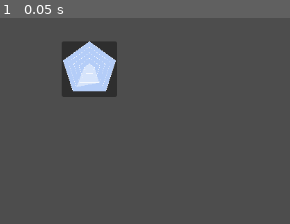
Above: before the commit, frame 1.
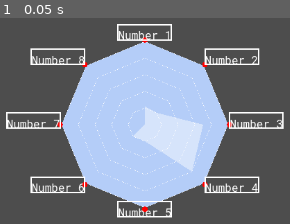
Above: after the commit, the same moment.

Repository: TheLsbt/godot_radar_graph
Game: Godot game, scene res://src/debug.tscn
Two runs of this game, one before a commit and one after it. Both use one fixed random seed, a clock stepped at 60 frames per second and the inputs below. The project has no main scene, so this scene is started directly.
Inputs:
- Up to frame 1 (0.05 s): no input

The runs differ from the first frame. In frame 1, 40% of the frame differs, in the area x 2-98%, y 2-98%.

Commit message:
Can now render the titles

Diff:
--- a/src/debug.tscn
+++ b/src/debug.tscn
@@ -1,35 +1,53 @@
-[gd_scene load_steps=3 format=3 uid="uid://do0y2sp1egpxk"]
+[gd_scene load_steps=4 format=3 uid="uid://do0y2sp1egpxk"]
 
 [ext_resource type="Script" path="res://src/debug.gd" id="1_a3brh"]
 [ext_resource type="Script" path="res://src/radar_graph.gd" id="2_k8q7i"]
+[ext_resource type="FontFile" uid="uid://botqsldqnqjxn" path="res://src/RobotoMono-VariableFont_wght.ttf" id="3_v0rtb"]
 
 [node name="Debug" type="Node2D"]
 position = Vector2(161, 132)
 script = ExtResource("1_a3brh")
 
-[node name="RadarGraph" type="Panel" parent="."]
+[node name="RadarGraph" type="Control" parent="."]
+layout_mode = 3
+anchors_preset = 0
 offset_right = 80.0
 offset_bottom = 80.0
 script = ExtResource("2_k8q7i")
+font = ExtResource("3_v0rtb")
+title_seperation = 2.375
 background_color = Color(0.705058, 0.802439, 0.972596, 1)
 graph_color = Color(0.8394, 0.89315, 0.984997, 1)
-key_count = 5
-min_value = 20.0
-radius = 40.0
+key_count = 8
+radius = 120.0
 show_guides = true
 guide_color = Color(1, 1, 1, 1)
 guide_step = 20.0
 guide_width = 0.28
-items/key_0/value = 20.0
+items/key_0/value = 22.0
+items/key_0/title = "Number 1"
 items/key_0/use_custom_color = false
 items/key_1/value = 20.0
+items/key_1/title = "Number 2"
 items/key_1/use_custom_color = false
-items/key_2/value = 60.0
+items/key_2/value = 70.0
+items/key_2/title = "Number 3"
 items/key_2/use_custom_color = false
 items/key_3/value = 80.0
+items/key_3/title = "Number 4"
 items/key_3/use_custom_color = false
 items/key_4/value = 20.0
+items/key_4/title = "Number 5"
 items/key_4/use_custom_color = false
+items/key_5/value = 20.0
+items/key_5/title = "Number 6"
+items/key_5/use_custom_color = false
+items/key_6/value = 0.0
+items/key_6/title = "Number 7"
+items/key_6/use_custom_color = false
+items/key_7/value = 0.0
+items/key_7/title = "Number 8"
+items/key_7/use_custom_color = false
 
 [node name="SpinBox" type="SpinBox" parent="."]
 visible = false
--- a/src/radar_graph.gd
+++ b/src/radar_graph.gd
@@ -4,6 +4,20 @@
 
 ## A simple radar graph plugin that is animateable. Note, that using [Theme]'s is not possible due
 ## to a Godot Limitation.
+
+@export_group("Styling")
+@export var font: Font:
+	set(v):
+		font = v
+		queue_redraw()
+@export var font_size: int = 16:
+	set(v):
+		font_size = v
+		queue_redraw()
+@export var title_seperation: float = 8:
+	set(v):
+		title_seperation = v
+		queue_redraw()
 
 @export_group("Colors")
 @export var background_color: Color
@@ -72,12 +86,24 @@
 	return key_items[index].get_or_add("value", clampf(0, min_value, max_value))
 
 
+func set_item_title(index: int, title: String) -> void:
+	if Merror.boundsi(index, 0, key_items.size() - 1, "index"):
+		return
+	key_items[index]["title"] = title
+
+
+func get_item_title(index: int) -> String:
+	if Merror.boundsi(index, 0, key_items.size() - 1, "index"):
+		return ""
+	return key_items[index].get_or_add("title", "")
+
 
 func _notification(what: int) -> void:
 	if what == NOTIFICATION_DRAW:
 		_draw_background()
 		_draw_graph()
 		_draw_guides()
+		_draw_titles()
 
 
 func _get_minimum_size() -> Vector2:
@@ -92,6 +118,11 @@
 			"name": "items/key_%d/value" % i,
 			"type": TYPE_FLOAT,
 		})
+		properties.append({
+			"name": "items/key_%d/title" % i,
+			"type": TYPE_STRING,
+		})
+
 		properties.append({
 			"name": "items/key_%d/use_custom_color" % i,
 			"type": TYPE_BOOL,
@@ -116,6 +147,8 @@
 				return key_items[index].get_or_add("use_custom_color", false)
 			"custom_color":
 				return key_items[index].get_or_add("custom_color", Color.BLACK)
+			"title":
+				return key_items[index].get_or_add("title", "")
 	return
 
 
@@ -137,6 +170,10 @@
 				key_items[index]["custom_color"] = value
 				queue_redraw()
 				return true
+			"title":
+				queue_redraw()
+				key_items[index]["title"] = value
+				return true
 	return false
 
 
@@ -180,13 +217,18 @@
 
 # Drawing
 
+
+func _get_polygon_point(index: int) -> Vector2:
+	var center := size / 2
+	var angle := (PI * 2 * index / key_count) - PI * 0.5
+	return center + Vector2(cos(angle), sin(angle)) * radius
+
+
 func _draw_background() -> void:
 	var center := size / 2
 	var points := PackedVector2Array()
 	for i in range(key_count):
-		var angle := (PI * 2 * i / key_count) - PI * 0.5
-		var point = center + Vector2(cos(angle), sin(angle)) * radius
-		points.append(point)
+		points.append(_get_polygon_point(i))
 
 	draw_polygon(points, [background_color])
 
@@ -197,9 +239,7 @@
 
 	for index in key_items.size():
 		var value: float = get(&"items/key_%d/value" % index)
-		var target_angle := (PI * 2 * index / key_count) - PI * 0.5
-		var target: Vector2 = center + Vector2(cos(target_angle), sin(target_angle)) * radius
-
+		var target := _get_polygon_point(index)
 		points.append(center.lerp(target, value / max_value))
 
 	draw_polygon(points, _get_custom_colors())
@@ -225,3 +265,73 @@
 		draw_polyline(points, guide_color, guide_width, false)
 
 		distance_covered += guide_step
+
+
+enum Location {
+	UNKNOWN,
+	TOP_LEFT, TOP_CENTER, TOP_RIGHT,
+	CENTER_LEFT, CENTER_RIGHT,
+	BOTTOM_LEFT, BOTTOM_CENTER, BOTTOM_RIGHT
+	}
+
+
+func _get_point_as_location(point: Vector2) -> Location:
+	var center := size / 2
+
+	if point.x < center.x and point.y < center.y:
+		return Location.TOP_LEFT
+	elif point.x == center.x and point.y < center.y:
+		return Location.TOP_CENTER
+	elif point.x > center.x and point.y < center.y:
+		return Location.TOP_RIGHT
+	elif point.x < center.x and point.y == center.y:
+		return Location.CENTER_LEFT
+	elif point.x > center.x and point.y == center.y:
+		return Location.CENTER_RIGHT
+	elif point.x < center.x and point.y > center.y:
+		return Location.BOTTOM_LEFT
+	elif point.x == center.x and point.y > center.y:
+		return Location.BOTTOM_CENTER
+	elif point.x > center.x and point.y > center.y:
+		return Location.BOTTOM_RIGHT
+	return Location.UNKNOWN
+
+
+func _draw_titles() -> void:
+	var center := size / 2
+	for index in range(key_count):
+		var pos := _get_polygon_point(index)
+
+		var title := get_item_title(index)
+
+		var title_size := font.get_string_size(title, 0, -1, font_size)
+
+		var dir := center.direction_to(pos)
+		# This position is a little bit outside of the background
+		var font_pos := pos + Vector2(title_seperation, title_seperation) * dir
+		var font_offset := Vector2.ZERO
+
+		var location := _get_point_as_location(pos)
+		match location:
+			Location.TOP_LEFT:
+				font_offset = Vector2(-title_size.x, 0)
+			Location.TOP_CENTER:
+				font_offset = Vector2(-title_size.x / 2, 0)
+			Location.TOP_RIGHT:
+				pass # The default behaviour is fine
+			Location.CENTER_LEFT:
+				font_offset = Vector2(-title_size.x, title_size.y * 0.25)
+			Location.CENTER_RIGHT:
+				font_offset = Vector2(0, title_size.y * 0.25)
+			Location.BOTTOM_LEFT:
+				font_offset = Vector2(-title_size.x, title_size.y * 0.5)
+			Location.BOTTOM_CENTER:
+				font_offset = Vector2(-title_size.x / 2, title_size.y * 0.5)
+			Location.BOTTOM_RIGHT:
+				font_offset = Vector2(0, title_size.y * 0.5)
+
+		draw_circle(font_pos, 4, Color.RED)
+		draw_rect(Rect2(font_pos + font_offset - Vector2(0, title_size.y), title_size), Color.WHITE, false, 2)
+
+
+		draw_string(font, font_pos + font_offset, title, 0, -1, font_size)
Binary file added: src/RobotoMono-VariableFont_wght.ttf
Not shown, added: src/RobotoMono-VariableFont_wght.ttf.import
Not shown, changed: .gitignore
